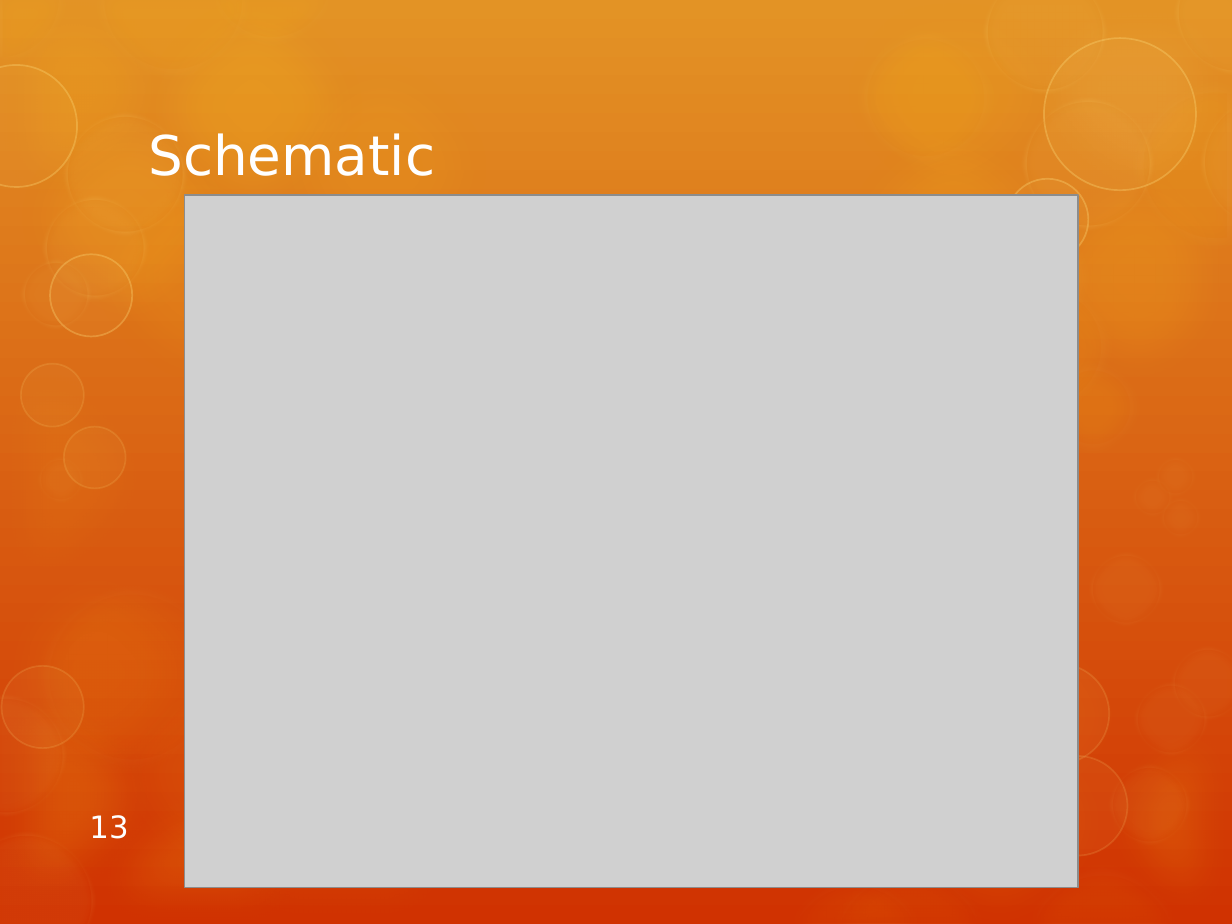
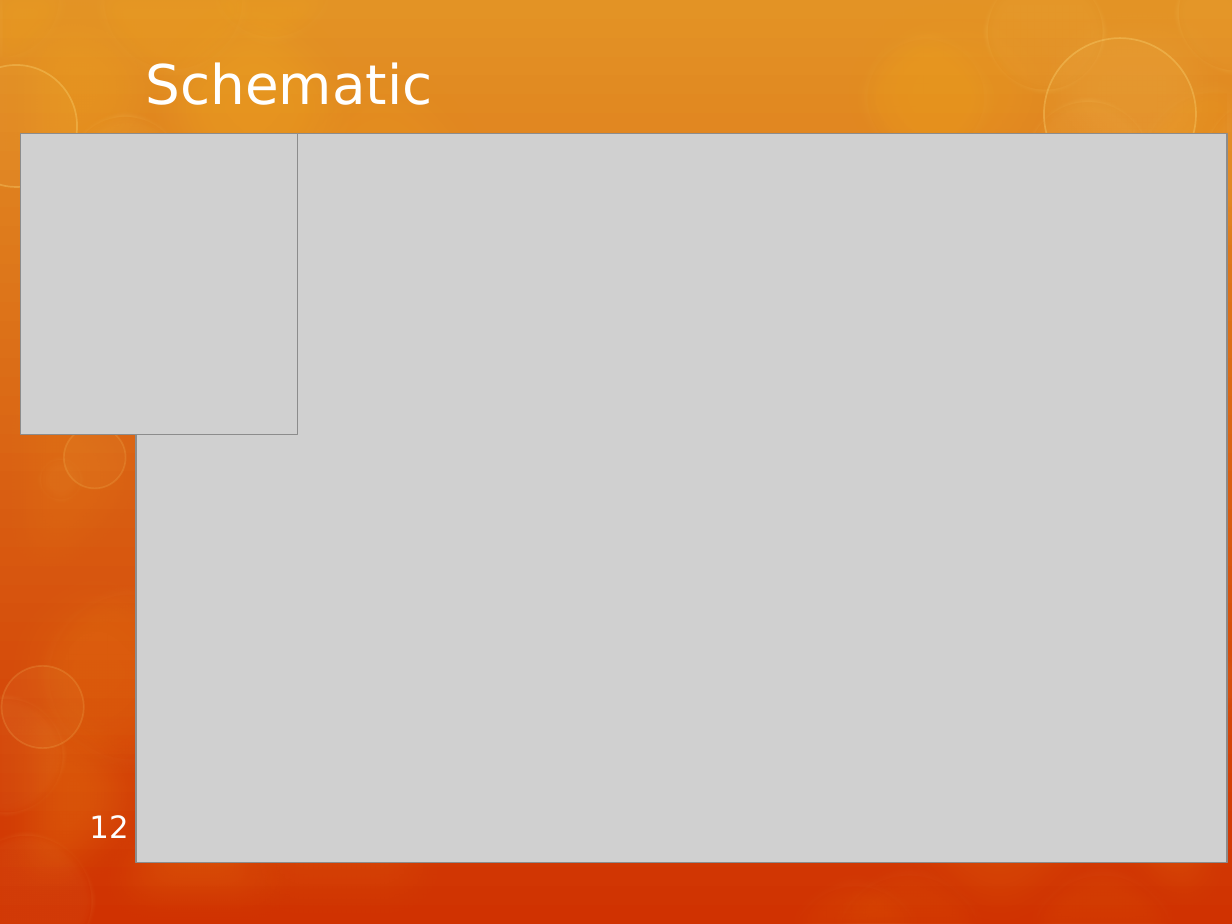
Before and after one commit to tcort/va2epr-tnc, a slide deck: slide 12 of documents/Project Proposal Presentation.pptx (slide 13 before the commit). Drawn at 1232x924 pixels with LibreOffice and Linux fonts; fonts in the diff are those of the drawing; grey boxes stand for pictures. Boxes give left, top, right and bottom in pixels: in the first picture for what was removed or moved away, otherwise in the second. Text is boxed around its words. In the diff, an @@ line names an element or a change of style, - is before the commit and + after.

```diff
--- a/documents/Project Proposal Presentation.pptx
+++ b/documents/Project Proposal Presentation.pptx
@@ title "Schematic": place and size @@
-title "Schematic" at (148, 133, 435, 176)
+title "Schematic" at (146, 62, 433, 105)
@@ picture added at (21, 133, 298, 434) @@
@@ picture: place and size @@
-picture at (185, 195, 1078, 887)
+picture at (136, 133, 1227, 862)
@@ ellipse removed at (1007, 179, 1089, 261) @@
@@ ellipse removed at (43, 196, 148, 301) @@
@@ ellipse removed at (926, 196, 1090, 360) @@
@@ ellipse removed at (51, 254, 133, 336) @@
@@ ellipse removed at (972, 276, 1112, 416) @@
@@ ellipse removed at (1044, 359, 1141, 456) @@
@@ ellipse removed at (1131, 477, 1172, 517) @@
@@ ellipse removed at (1154, 456, 1195, 496) @@
@@ ellipse removed at (1159, 496, 1200, 537) @@
@@ ellipse removed at (1088, 552, 1163, 627) @@
@@ ellipse removed at (898, 588, 1156, 845) @@
@@ ellipse removed at (1010, 664, 1110, 764) @@
@@ ellipse removed at (1133, 681, 1209, 756) @@
@@ ellipse removed at (1027, 756, 1127, 856) @@
@@ ellipse removed at (1109, 764, 1190, 845) @@
@@ page number at (89, 815, 128, 838): text changed @@
-13
+12
```
Also in this commit, not shown: 9 other slides changed, 1 slide removed, 1 other file.
